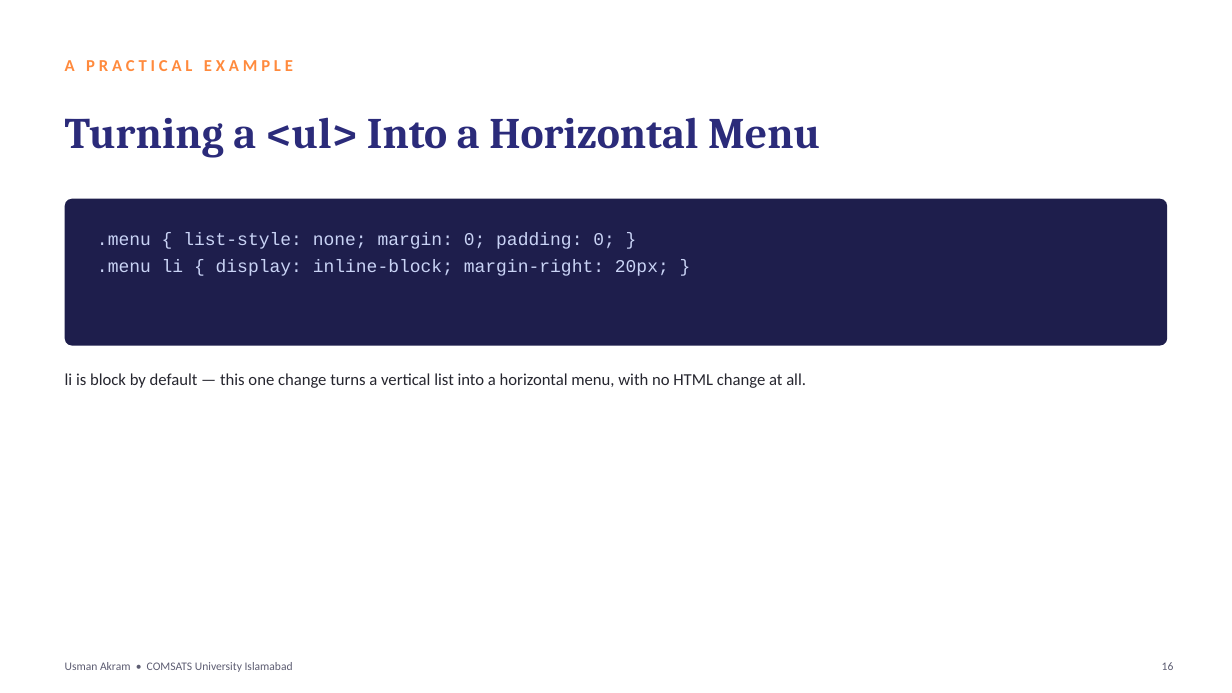
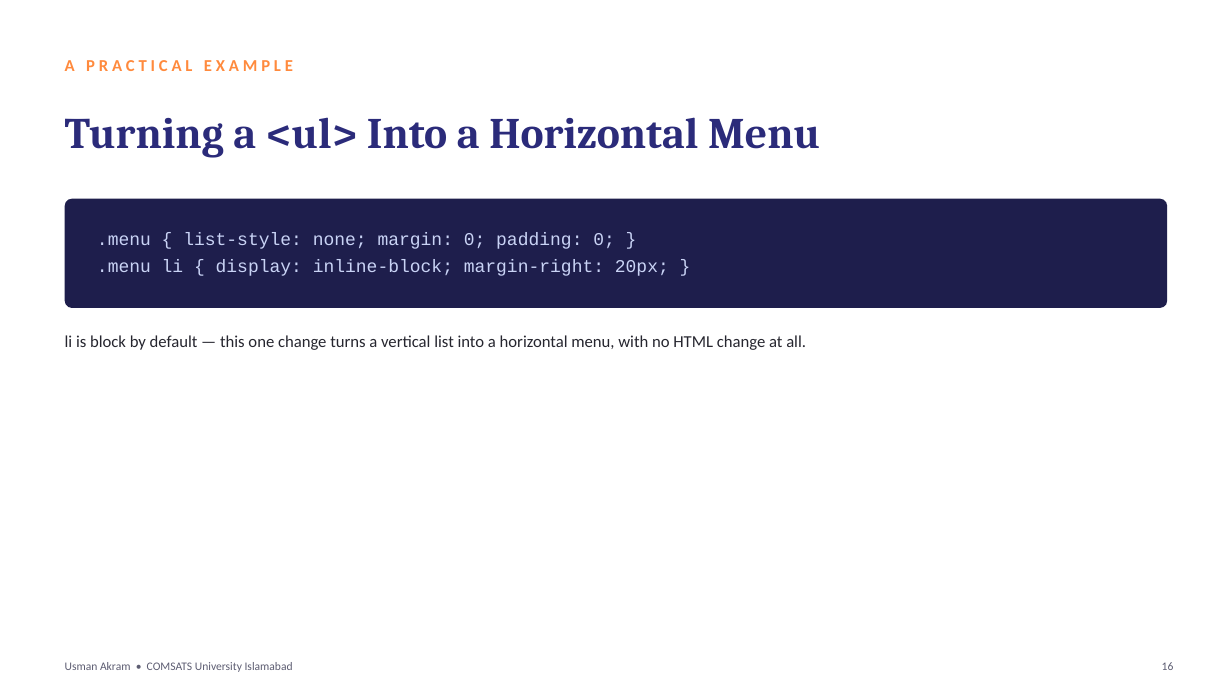
Before and after one commit to mua22/mern-web-book, a slide deck: slide 16 of slides/CSC336-Lecture-06-CSS-Box-Model-and-Display.pptx. Drawn at 1232x693 pixels with LibreOffice and Linux fonts; fonts in the diff are those of the drawing. Boxes give left, top, right and bottom in pixels: in the first picture for what was removed or moved away, otherwise in the second. Text is boxed around its words. In the diff, an @@ line names an element or a change of style, - is before the commit and + after.

```diff
--- a/slides/CSC336-Lecture-06-CSS-Box-Model-and-Display.pptx
+++ b/slides/CSC336-Lecture-06-CSS-Box-Model-and-Display.pptx
@@ rounded rectangle: place and size @@
-rounded rectangle at (65, 199, 1167, 346)
+rounded rectangle at (65, 199, 1167, 308)
@@ rounded rectangle at (65, 199, 1167, 308): proportions changed @@
@@ text "li is block by default ...": place and size @@
-text "li is block by default ..." at (65, 373, 806, 388)
+text "li is block by default ..." at (65, 335, 806, 350)
```
Also in this commit, not shown: 7 other slides changed, 2 other files.
